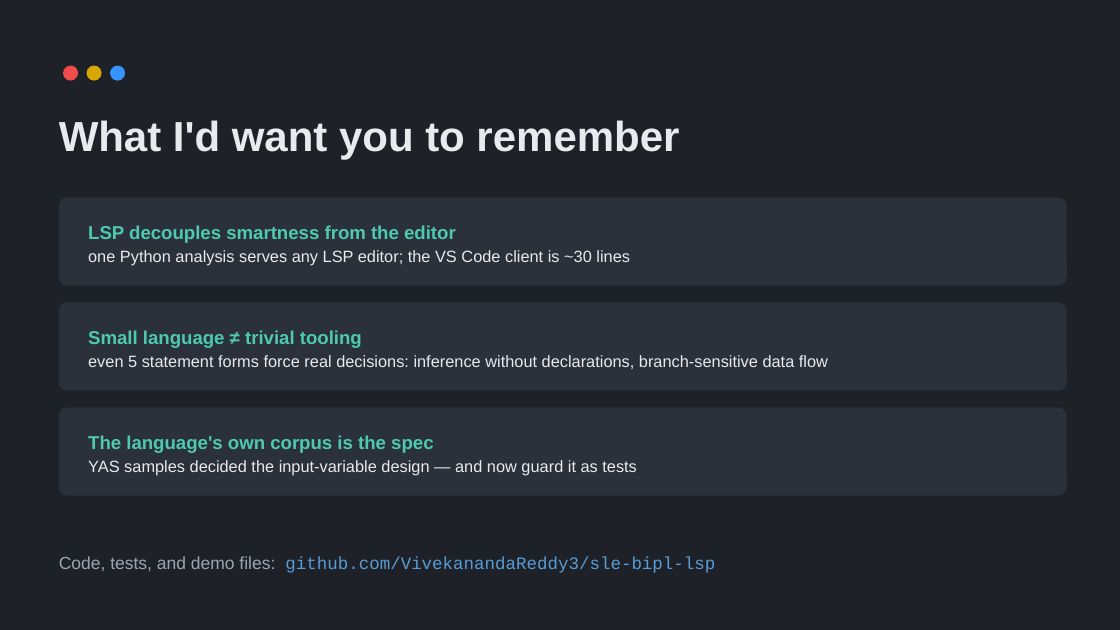
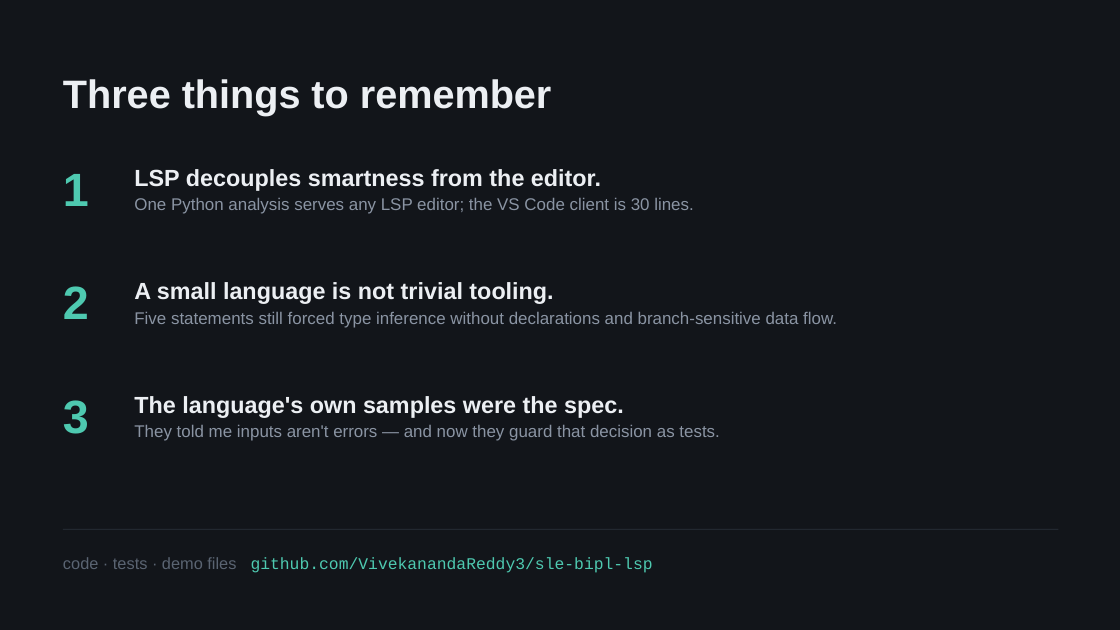
Before and after one commit to VivekanandaReddy3/sle-bipl-lsp, a slide deck: slide 8 of SLE_LSP_Vivekananda.pptx. Drawn at 1120x630 pixels with LibreOffice and Linux fonts; fonts in the diff are those of the drawing. Boxes give left, top, right and bottom in pixels: in the first picture for what was removed or moved away, otherwise in the second. Text is boxed around its words. In the diff, an @@ line names an element or a change of style, - is before the commit and + after.

Commit message:
Redesign slides: editor-authentic theme with rendered diagnostics

```diff
--- a/SLE_LSP_Vivekananda.pptx
+++ b/SLE_LSP_Vivekananda.pptx
@@ background #1E2228 to #12151A @@
@@ text at (63,79,552,115): text changed; size 36 to 34 pt; text colour #E8EAED to #ECEFF3 @@
-What I'd want you to remember
+Three things to remember
@@ ellipse removed at (63,66,78,81) @@
@@ ellipse removed at (87,66,102,81) @@
@@ ellipse removed at (110,66,125,81) @@
@@ text added at (63,174,89,206), 40 pt, text #4EC9B0, bold @@
+1
@@ text at (134,169,693,214): text changed; size 14 to 14.5 pt; text colour #E8EAED to #8A94A3 @@
-LSP decouples smartness from the editor
-one Python analysis serves any LSP editor; the VS Code client is ~30 lines
+LSP decouples smartness from the editor.
+One Python analysis serves any LSP editor; the VS Code client is 30 lines.
@@ rounded rectangle removed at (59,197,1067,286) @@
@@ text added at (63,286,89,319), 40 pt, text #4EC9B0, bold @@
+2
@@ text at (134,282,837,328): text changed; size 14 to 14.5 pt; text colour #E8EAED to #8A94A3 @@
-Small language ≠ trivial tooling
-even 5 statement forms force real decisions: inference without declarations, branch-sensitive data flow
+A small language is not trivial tooling.
+Five statements still forced type inference without declarations and branch-sensitive data flow.
@@ rounded rectangle removed at (59,302,1067,391) @@
@@ rounded rectangle removed at (59,408,1067,496) @@
@@ text added at (63,400,89,434), 40 pt, text #4EC9B0, bold @@
+3
@@ vertical alignment middle to top in 3 elements at (134,169,693,214), (134,282,837,328), (134,396,719,441) @@
@@ text at (134,396,719,441): text changed; size 14 to 14.5 pt; text colour #E8EAED to #8A94A3 @@
-The language's own corpus is the spec
-YAS samples decided the input-variable design — and now guard it as tests
+The language's own samples were the spec.
+They told me inputs aren't errors — and now they guard that decision as tests.
@@ text at (63,557,653,573): text changed; size 15 to 14 pt; text colour #569CD6 to #4EC9B0 @@
-Code, tests, and demo files: github.com/VivekanandaReddy3/sle-bipl-lsp
+code · tests · demo files github.com/VivekanandaReddy3/sle-bipl-lsp
```
Also in this commit, not shown: 4 other slides changed, 3 slides added, 3 slides removed, 2 other files.
